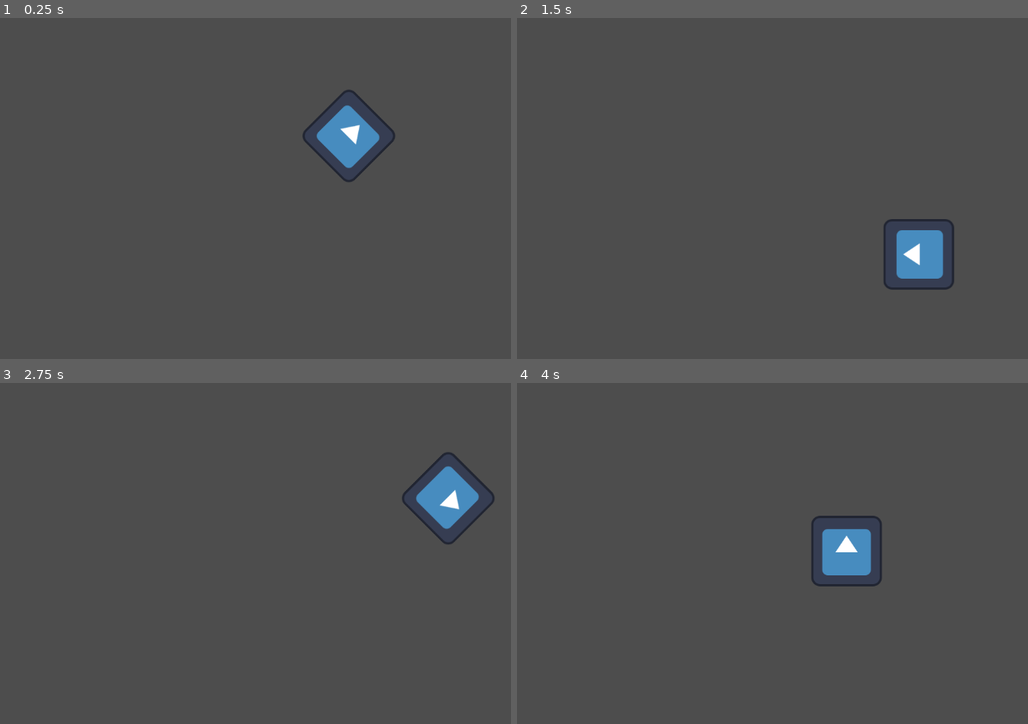
Above: before the commit, frames 1-4 (two rows, left to right).
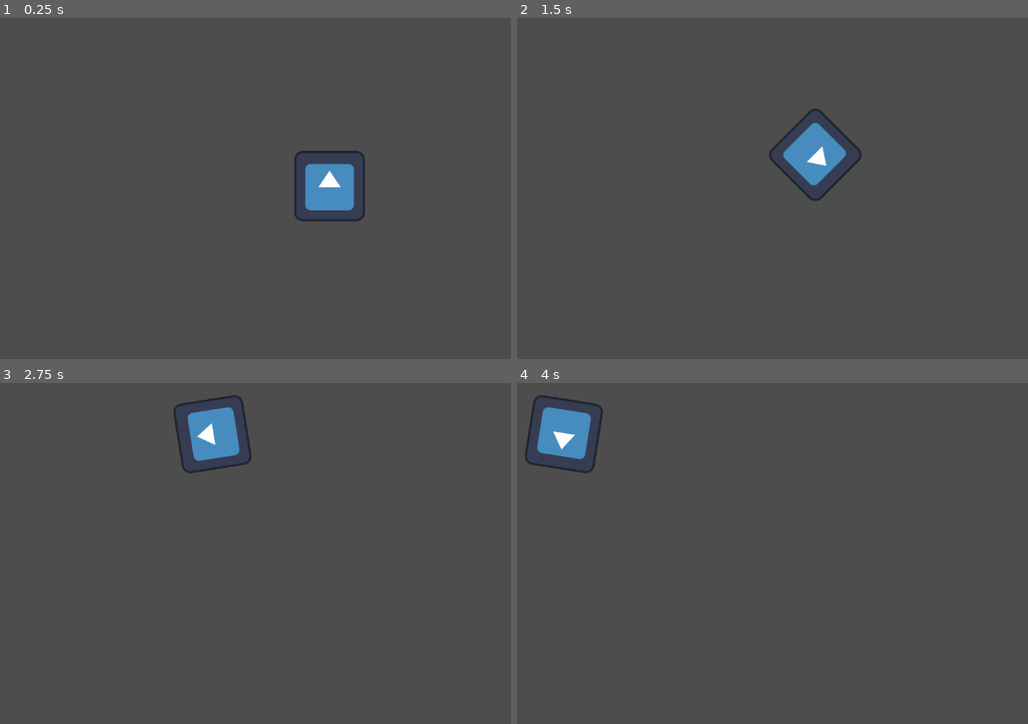
Above: after the commit, the same moments.

Repository: asukmana/Moving-Icon
Game: Godot game, scene res://sprite_2d.tscn
Same seed, same stepped clock (60 frames per second), same inputs: the game is played once before the commit and once after it. The engine's default icon, where the game draws it, is replaced by a stand-in: a white triangle on a blue panel in a dark square.
Inputs:
- Up to frame 1 (0.25 s): no input
- Up to frame 2 (1.5 s): hold Right (ui_right) 0.53-1.28 s; hold Down (ui_down) from 1.28 s (still down)
- Up to frame 3 (2.75 s): release Down (ui_down) at 2.03 s; hold Right (ui_right) from 2.03 s (still down)
- Up to frame 4 (4 s): release Right (ui_right) at 2.78 s; hold Up (ui_up) 2.78-3.53 s; hold Left (ui_left) from 3.53 s (still down)

The runs differ from the first frame. In frame 1, 3.2% of the frame differs, in the area x 57-78%, y 20-60%; in frame 2, 3.4%; in frame 3, 3.4%, in the area x 33-97%, y 3-48%; in frame 4, 3.4%.

Commit message:
Move the icon based on user input

Diff:
--- a/sprite_2d.gd
+++ b/sprite_2d.gd
@@ -10,12 +10,31 @@
 
 # Called every frame. 'delta' is the elapsed time since the previous frame.
 func _process(delta: float) -> void:
-	var velocity = Vector2.UP.rotated(rotation) * speed
+	#var velocity = Vector2.UP.rotated(rotation) * speed
 
-	rotation += angular_speed * delta
+	#rotation += angular_speed * delta
+
+	var direction = 0
+	if Input.is_action_pressed("ui_left"):
+		direction = -1
+	if Input.is_action_pressed("ui_right"):
+		direction = 1
+
+	rotation += angular_speed * direction * delta
+
+	var velocity = Vector2.ZERO
+	if Input.is_action_pressed("ui_up"):
+		velocity = Vector2.UP.rotated(rotation) * speed
+	if Input.is_action_pressed("ui_down"):
+		velocity = Vector2.DOWN.rotated(rotation) * speed
+
 	position += velocity * delta
 
 
 # Called when an instance of a class is created
 func _init():
 	print("hello from _init")
+
+# Called every time the player presses a key
+func _unhandled_input(event: InputEvent) -> void:
+	pass
